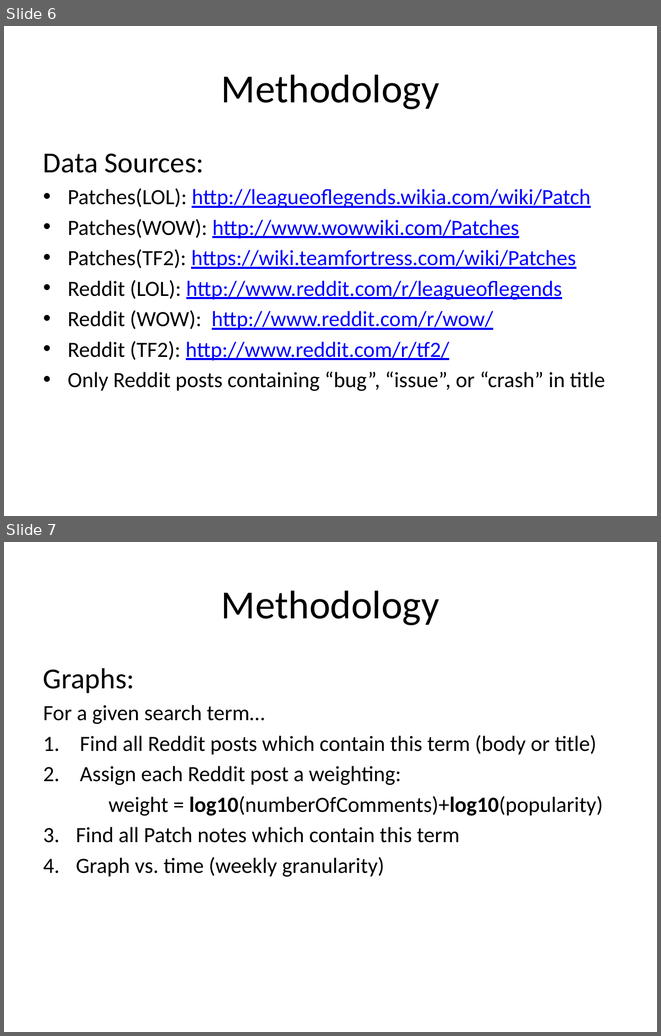
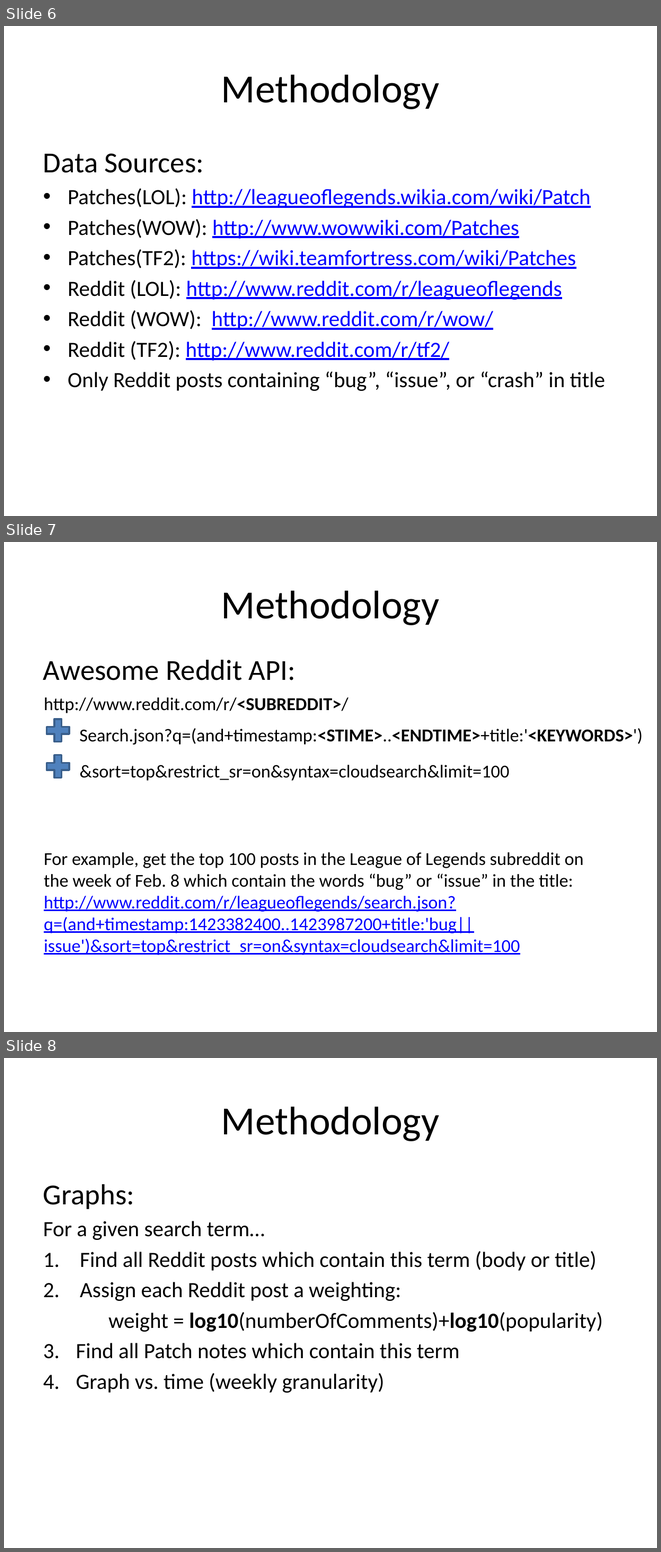
Before and after one commit to PolloDiablo/SENG-371-Project-1, a slide deck: docs/project1.pptx. Shown one above the other, each under a label of ours: slides 6 and 7 before the commit, slides 6, 7 and 8 after it. The pictures are 661x1036 and 661x1552 pixels, drawn with LibreOffice and Linux fonts; fonts in the diff are those of the drawing; background and template pictures are left out. Boxes give left, top, right and bottom in pixels: in the first picture for what was removed or moved away, otherwise in the second. Text is boxed around its words. In the diff, an @@ line names an element or a change of style, - is before the commit and + after.

Commit message:
Updated powerpoint

```diff
--- a/docs/project1.pptx
+++ b/docs/project1.pptx
@@ slide 7 added at <box>4,542,657,1032</box>, background picture (left out) @@
@@ title added at <box>221,590,439,625</box>, 44 pt, text #000000 @@
+Methodology
@@ text added at <box>43,660,296,680</box>, 32 pt, text #000000 @@
+Awesome Reddit API:
@@ text added at <box>44,697,348,713</box>, 20 pt, text #000000 @@
+http://www.reddit.com/r/<SUBREDDIT>/
@@ plus sign added at <box>43,715,73,746</box>, fill #4F81BD, outline #3A5F8C 2 pt @@
@@ text added at <box>79,728,642,744</box>, 20 pt, text #000000 @@
+Search.json?q=(and+timestamp:<STIME>..<ENDTIME>+title:'<KEYWORDS>')
@@ plus sign added at <box>43,751,73,782</box>, fill #4F81BD, outline #3A5F8C 2 pt @@
@@ text added at <box>80,765,510,780</box>, 20 pt, text #000000 @@
+&sort=top&restrict_sr=on&syntax=cloudsearch&limit=100
@@ text added at <box>44,852,584,955</box>, 20 pt, text #0000FF, underline @@
+For example, get the top 100 posts in the League of Legends subreddit on the week of Feb. 8 which contain the words “bug” or “issue” in the title:
+http://www.reddit.com/r/leagueoflegends/search.json?q=(and+timestamp:1423382400..1423987200+title:'bug||issue')&sort=top&restrict_sr=on&syntax=cloudsearch&limit=100
@@ what was slide 7 is now slide 8 @@
```
